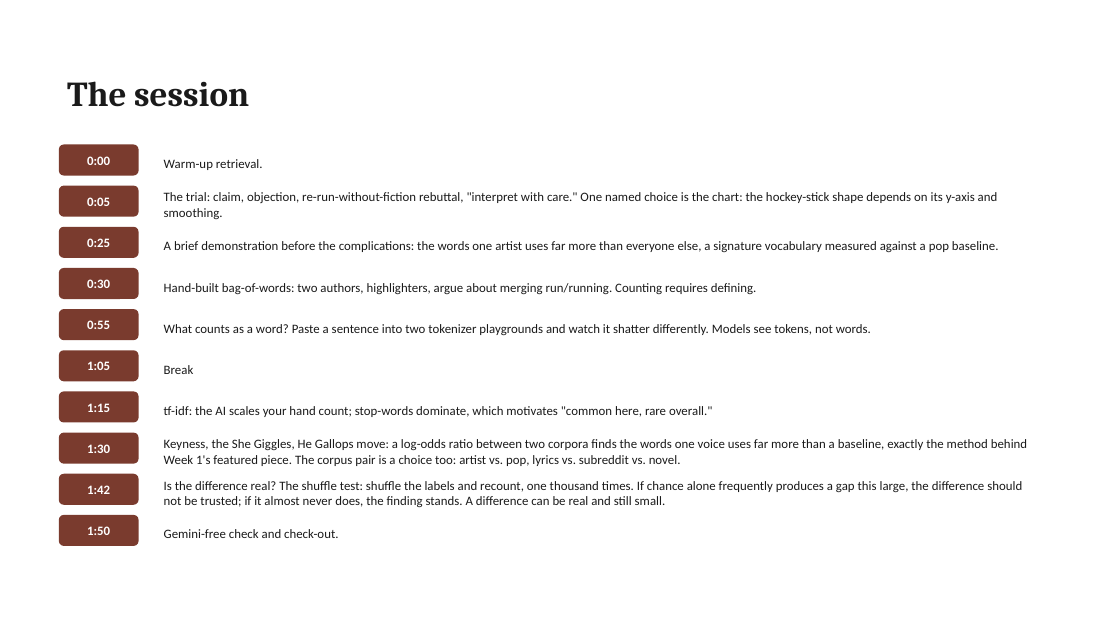
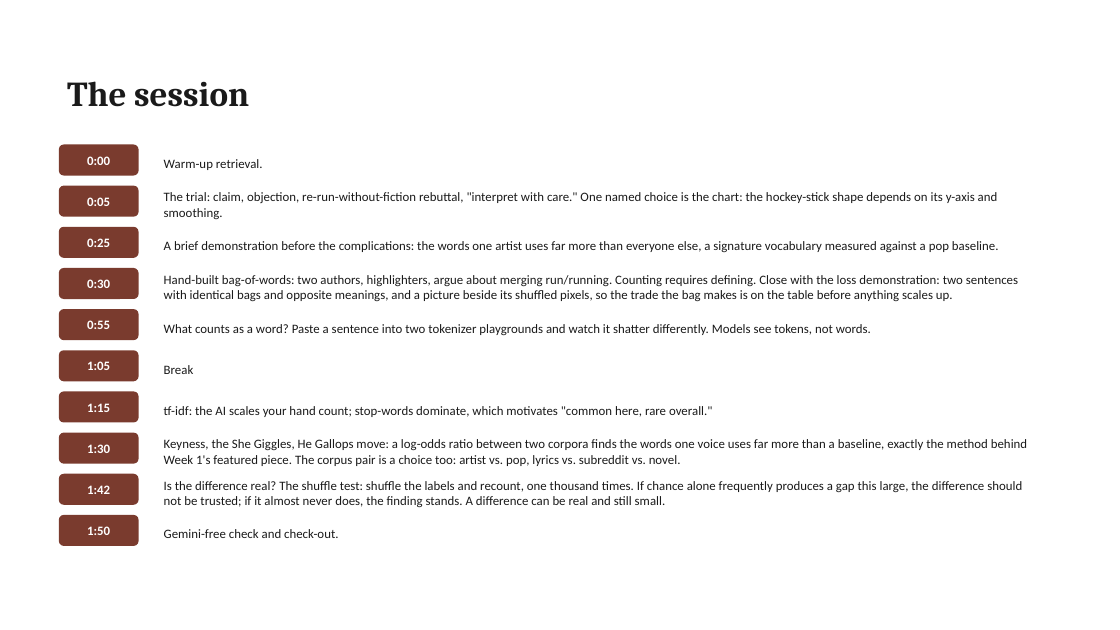
Before and after one commit to lucianli123/culture-as-data-2026, a slide deck: slide 10 of slides/pptx/week-02.pptx (slide 9 before the commit). Drawn at 1120x630 pixels with LibreOffice and Linux fonts; fonts in the diff are those of the drawing. Boxes give left, top, right and bottom in pixels: in the first picture for what was removed or moved away, otherwise in the second. Text is boxed around its words. In the diff, an @@ line names an element or a change of style, - is before the commit and + after.

```diff
--- a/slides/pptx/week-02.pptx
+++ b/slides/pptx/week-02.pptx
@@ text at [164, 275, 1018, 301]: text changed @@
-Hand-built bag-of-words: two authors, highlighters, argue about merging run/running. Counting requires defining.
+Hand-built bag-of-words: two authors, highlighters, argue about merging run/running. Counting requires defining. Close with the loss demonstration: two sentences with identical bags and opposite meanings, and a picture beside its shuffled pixels, so the trade the bag makes is on the table before anything scales up.
```
Also in this commit, not shown: 2 other slides changed, 1 slide added, 15 other files.
